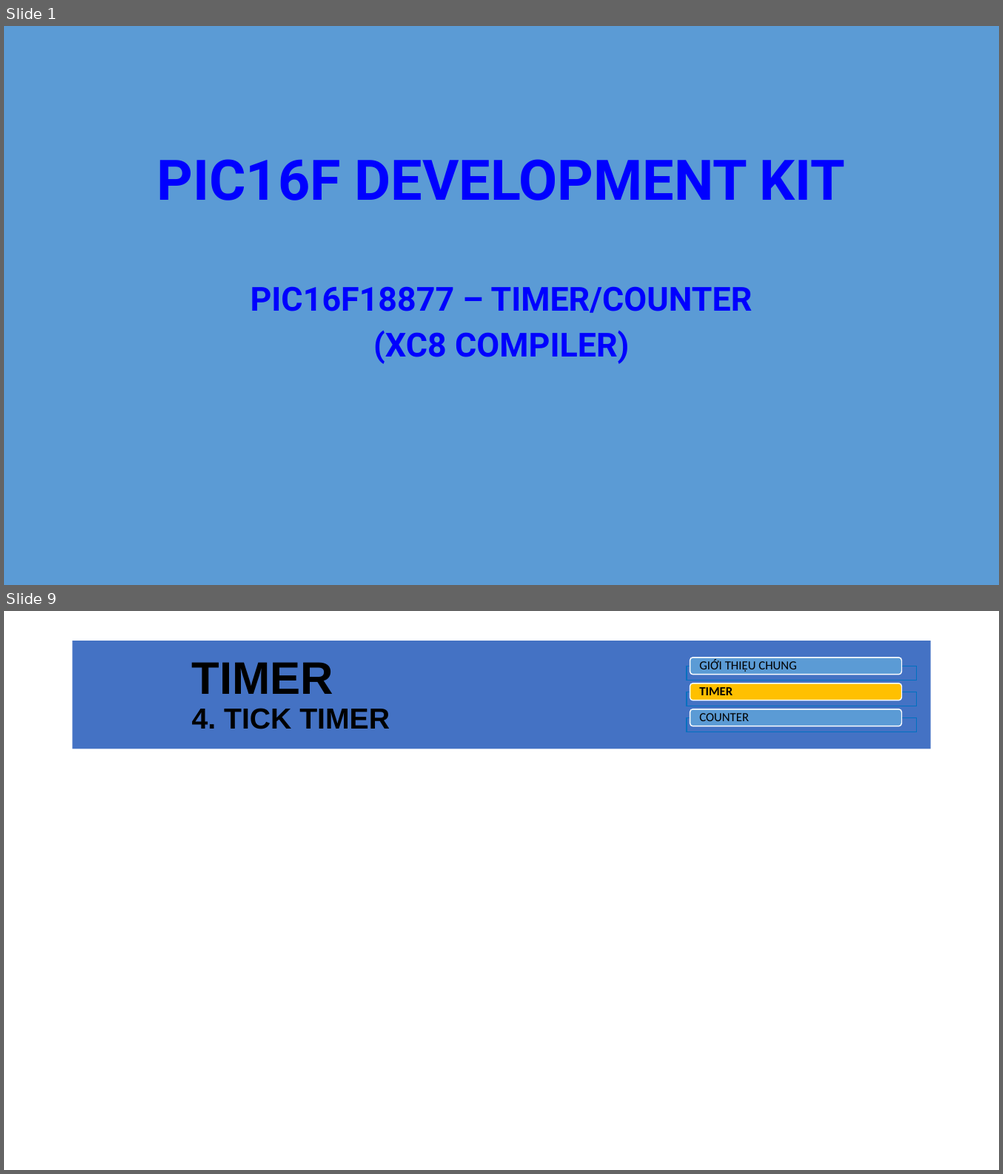
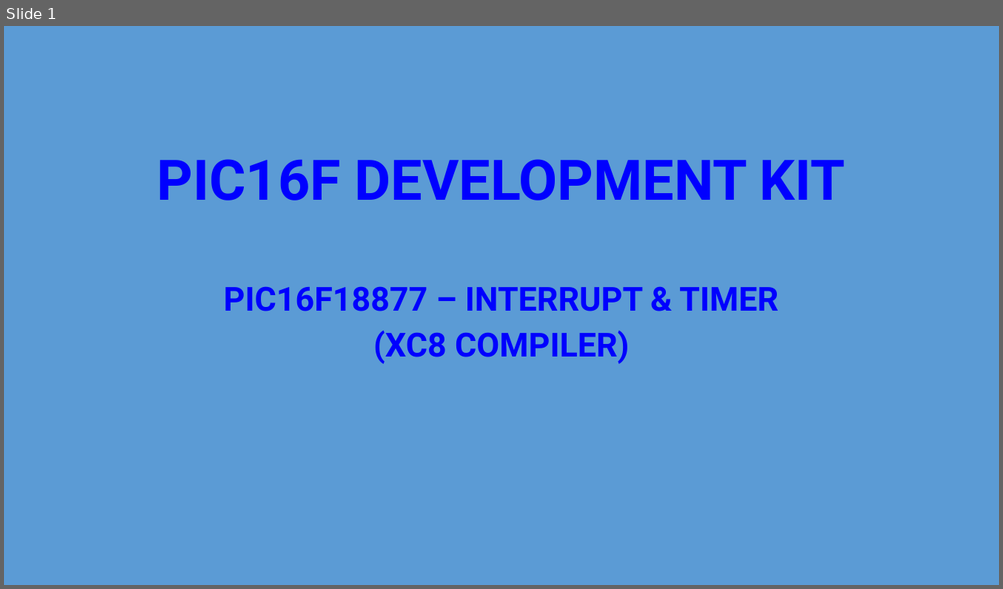
Before and after one commit to sampidevkit/PIC16FDevKit, a slide deck: TUT/B03_Timer/Timer.pptx. Shown one above the other, each under a label of ours: slides 1 and 9 before the commit, slide 1 after it; the slides between them are not shown. The pictures are 1003x1174 and 1003x589 pixels, drawn with LibreOffice and Linux fonts; fonts in the diff are those of the drawing; grey boxes stand for pictures; background and template pictures are left out. Boxes give left, top, right and bottom in pixels: in the first picture for what was removed or moved away, otherwise in the second. Text is boxed around its words. In the diff, an @@ line names an element or a change of style, - is before the commit and + after.

Commit message:
Present 2: Timer - update 2

```diff
--- a/TUT/B03_Timer/Timer.pptx
+++ b/TUT/B03_Timer/Timer.pptx
@@ slide 9 removed at box(4, 611, 999, 1170), background #FFFFFF @@
@@ title removed at box(73, 641, 930, 749) @@
-TIMER
-4. TICK TIMER
@@ group removed at box(687, 658, 916, 732): 3 rectangles, 3 freeform shapes @@
-GIỚI THIỆU CHUNG
-TIMER
-COUNTER
@@ slide 1 changed as well @@
@@ subtitle at box(224, 286, 778, 312): text changed @@
-PIC16F18877 – TIMER/COUNTER
+PIC16F18877 – INTERRUPT & TIMER
```
Also in this commit, not shown: 1 other slide changed, 6 slides added, 8 other slides removed, 11 other files.
